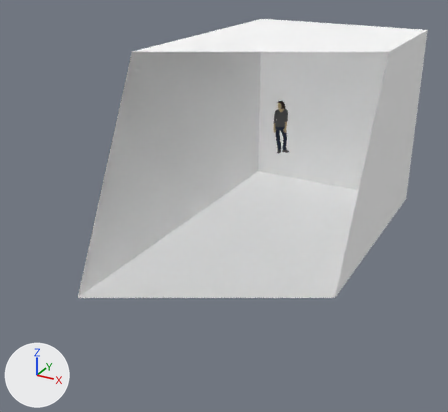
Two versions of the COLLADA model EclipseProject/SketchupBlocks/models/2x1xCube.dae, one commit apart.
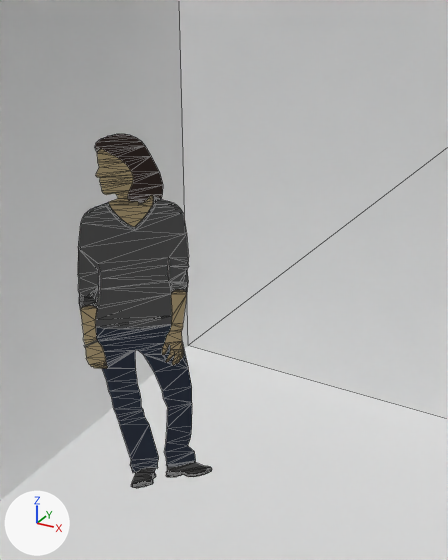
Each version is shown whole from a camera (50 mm lens) standing at (7.85, -16.82, 6.37) and looking at (-0.76, -1.15, -1.46), then close up from a camera (50 mm lens) standing at (1.84, -1.47, 2.13) and looking at (0.65, 0.69, 1.05). Lighting does not change. The marker at lower left points along +X, +Y and +Z. The close-ups show mesh edges as thin lines. Everything nearer to the camera than a plane just in front of the edit is cut away. Where no turn or scale is listed for an object, it has been applied to the vertices.

The scene before the commit, as lines of its bpy script (objects in view):
```python
me_skpfe02 = bpy.data.meshes.new('skpFE02')
me_skpfe02.from_pydata(...)  # a box spanning x -3.25..3.25, y -6.5..6.5, z -3.25..3.25
me_skpfe02.materials.append(mat_auto)  # white #ffffff
me_susan = bpy.data.meshes.new('Susan')
me_susan.from_pydata(...)  # 418 vertices, 629 faces; spans x -0.16..0.23, y -0.16..0.23, z 0.0..1.69
# faces by material slot: [165, 181, 59, 8, 28, 139, 49]
me_susan.materials.append(mat_96_96_96)  # dark grey #606060
me_susan.materials.append(mat_beige_1)  # beige #d3bd90
me_susan.materials.append(mat_color_b24)  # brown #33231e
me_susan.materials.append(mat_lightgray)  # grey #a9a9a9
me_susan.materials.append(mat_0135_darkgray)  # dark grey #515151
me_susan.materials.append(mat_jean_blue)  # dark blue #242f42
me_susan.materials.append(mat_charcoal)  # black #232323
ob_skpfe02 = bpy.data.objects.new('skpFE02', me_skpfe02)
ob_skpfe02.location = (0.0, 0.0, 0.0)
ob_susan = bpy.data.objects.new('Susan', me_susan)
ob_susan.location = (0.374, 0.42, 0.0)
```
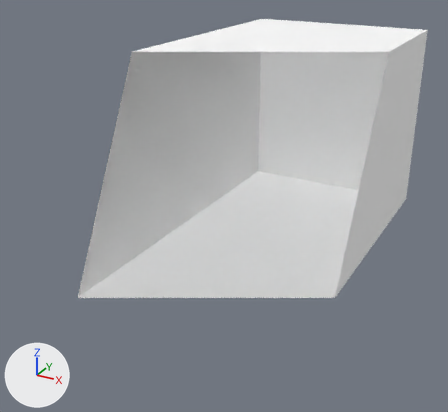
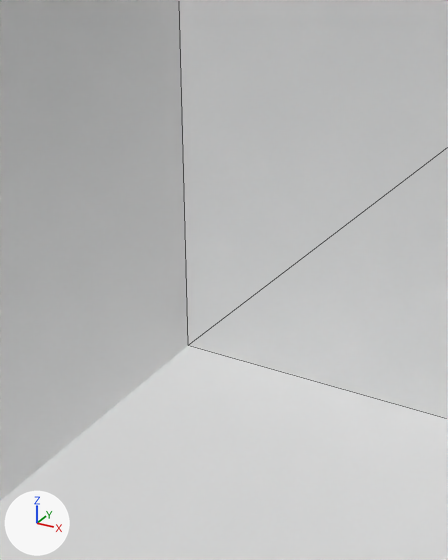
The change, as a diff of the scene's bpy script:
```diff
--- a/EclipseProject/SketchupBlocks/models/2x1xCube.dae.py
+++ b/EclipseProject/SketchupBlocks/models/2x1xCube.dae.py
@@ ob_susan @@
-ob_susan = bpy.data.objects.new('Susan', me_susan)
-ob_susan.location = (0.374, 0.42, 0.0)
```

Where the change shows, as pixel boxes [x1, y1, x2, y2] in the close-ups (448 x 560 px):
'Susan', deleted
    before: [78, 134, 212, 488]
    faces in mat_96_96_96 (dark grey #606060): [78, 196, 210, 484]
    faces in mat_jean_blue (dark blue #242f42): [96, 324, 196, 473]
    faces in mat_beige_1 (beige #d3bd90): [80, 149, 187, 369]
    faces in mat_color_b24 (brown #33231e): [95, 134, 163, 204]
    faces in mat_charcoal (black #232323): [131, 467, 212, 488]
